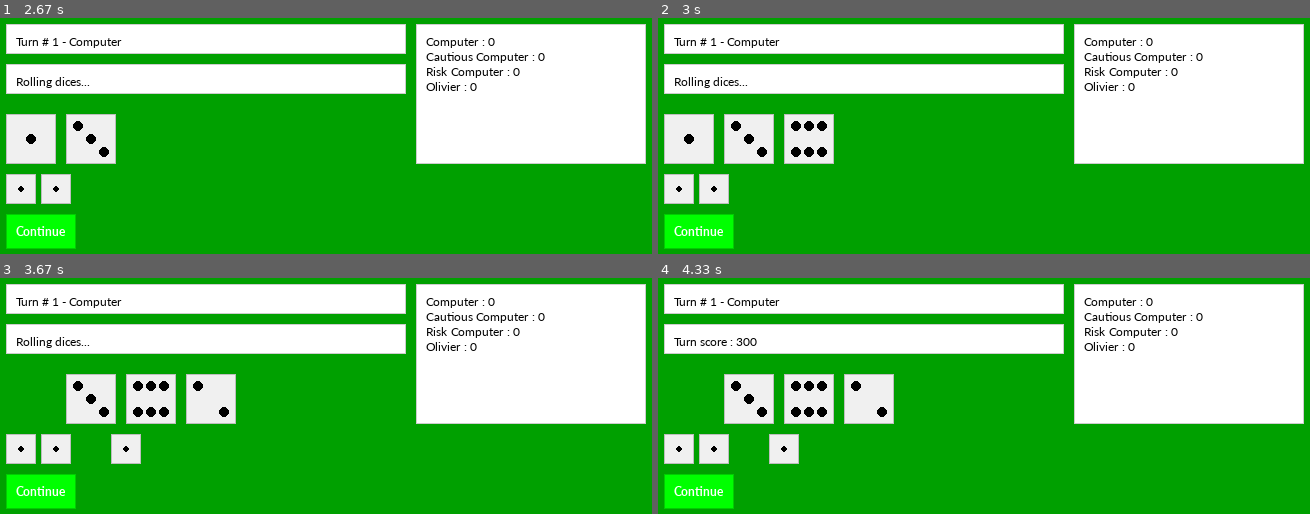
Above: before the commit, frames 1-4 (two rows, left to right).
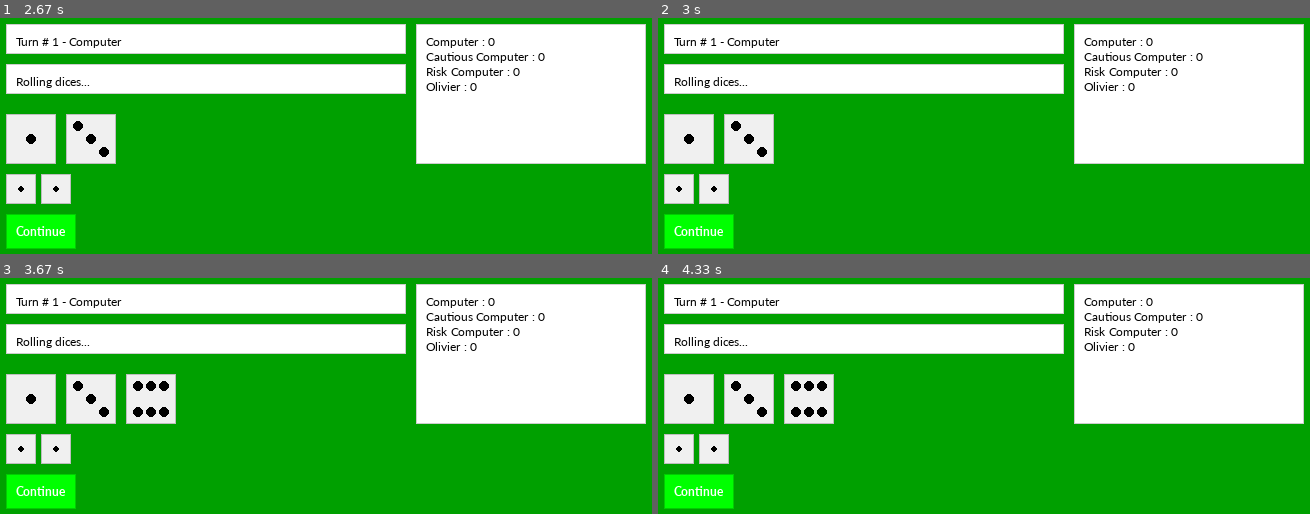
Above: after the commit, the same moments.

Repository: OlivierIrac/experiments
Game: pygame game, started from FarkleDiceGame/pygameMain.py
Two runs of this game, one before a commit and one after it. Both use one fixed random seed, a clock stepped at 60 frames per second and the inputs below.
Inputs (mouse positions are in pixels of both pictures, inside the frame that each line leads up to):
- Up to frame 1 (2.67 s): tap Enter at 0.33 s; press the mouse at (208, 138) at 1.7 s; move the mouse to (163, 147) at 1.8 s; release the mouse at (110, 157) at 1.93 s; tap Space at 2 s; press the mouse at (208, 138) at 2.37 s; move the mouse to (391, 91) at 2.47 s; release the mouse at (573, 46) at 2.6 s
- Up to frame 2 (3 s): press the mouse at (716, 187) at 2.7 s; move the mouse to (742, 133) at 2.8 s; release the mouse at (768, 79) at 2.93 s
- Up to frame 3 (3.67 s): press the mouse at (91, 398) at 3.03 s; move the mouse to (286, 372) at 3.13 s; release the mouse at (482, 348) at 3.27 s; press the mouse at (91, 398) at 3.37 s; move the mouse to (267, 386) at 3.47 s; release the mouse at (443, 374) at 3.6 s
- Up to frame 4 (4.33 s): click (938, 348) at 4.22 s

Frame 1 is identical in both runs. In frame 2, 1.6% of the frame differs, in the area x 19-27%, y 40-62%; in frame 3, 3.8%; in frame 4, 4.1%, in the area x 0-37%, y 25-79%.

Commit message:
Started to put some randomness in dice roll animation

Diff:
--- a/FarkleDiceGame/pygameMain.py
+++ b/FarkleDiceGame/pygameMain.py
@@ -96,8 +96,9 @@
         self.diceKeptAnimationStep = 0
         self.dicesKeptAnimation = list(self.turnDiceKept)
         self.diceAnimationRunning = True
+        # FIXME: start diceKept animation when dice roll animation ends
         pygame.time.set_timer(self.diceKeptUpdateEvent,
-                              self.animationTime * len(self.diceRoll) + self.thinkTime)
+                              self.animationTime * 2 * len(self.diceRoll) + self.thinkTime)
         self.endAnimationMsg = msg
         self.endAnimationSound = sound
         self.turnInfoBox.update("Rolling dices...")
--- a/FarkleDiceGame/pygameUI.py
+++ b/FarkleDiceGame/pygameUI.py
@@ -300,10 +300,15 @@
     def updateAnimation(self):
         if(self.animation):
             self.animationSound.play()
+            # increase animation time for last 2 dices to give more suspense
+            # TODO: animate random dice during this extra wait time
+            if(len(self.diceRoll) - self.nbDicesToDraw <= 3):
+                self.animationTime *= random.randint(1, 3)
             pygame.time.set_timer(self.animationEvent, self.animationTime)
             self.nbDicesToDraw += 1
             if(self.nbDicesToDraw == len(self.diceRoll)):
                 self.stopAnimation()
+        return self.animation
 
     def stopAnimation(self):
         self.animation = False
